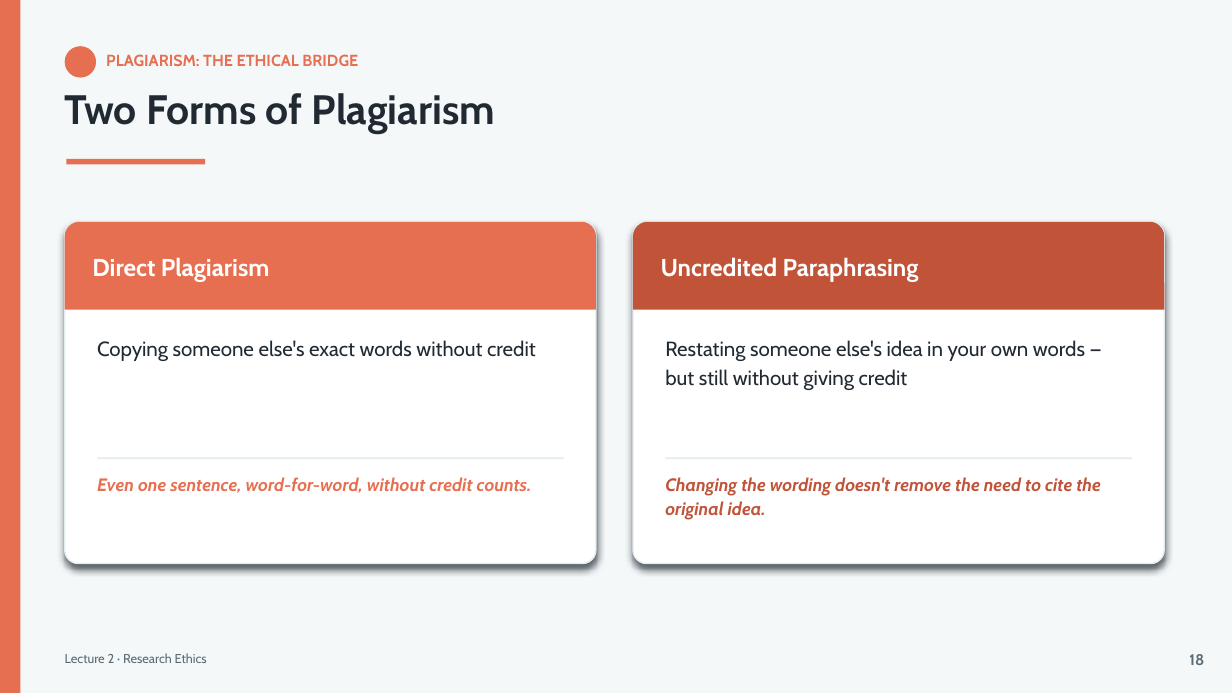
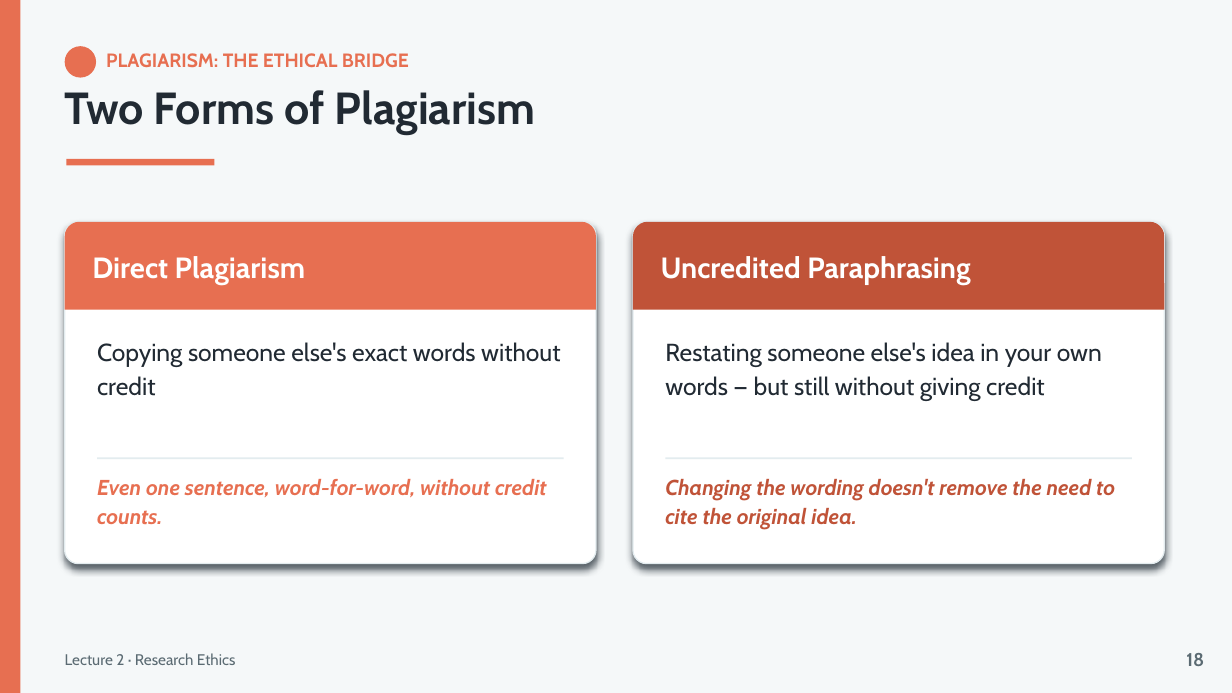
Before and after one commit to lestojas/physics, a slide deck: slide 20 of Lecture2-Research-Ethics.pptx. Drawn at 1232x693 pixels with LibreOffice and Linux fonts; fonts in the diff are those of the drawing. Boxes give left, top, right and bottom in pixels: in the first picture for what was removed or moved away, otherwise in the second. Text is boxed around its words. In the diff, an @@ line names an element or a change of style, - is before the commit and + after.

```diff
--- a/Lecture2-Research-Ethics.pptx
+++ b/Lecture2-Research-Ethics.pptx
@@ text "PLAGIARISM: THE ETHICAL BRIDGE" at <box>106,53,409,68</box>: size 12.5 to 15 pt @@
@@ text "Two Forms of Plagiarism" at <box>65,90,535,135</box>: size 32 to 35 pt @@
@@ rectangle: place and size @@
-rectangle at <box>67,159,205,165</box>
+rectangle at <box>67,159,214,165</box>
@@ text "Direct Plagiarism" at <box>92,256,305,285</box>: size 19 to 22.8 pt @@
@@ text "Uncredited Paraphrasing" at <box>661,256,970,285</box>: size 19 to 22.8 pt @@
@@ text "Copying someone else's exact words ..." at <box>97,342,560,396</box>: size 16 to 19.2 pt @@
@@ text "Restating someone else's idea in ..." at <box>665,342,1102,401</box>: size 16 to 19.2 pt @@
@@ text "Even one sentence, word-for-word, without ..." at <box>97,479,547,524</box>: size 14 to 16.8 pt @@
@@ text "Changing the wording doesn't remove ..." at <box>665,479,1115,530</box>: size 14 to 16.8 pt @@
@@ text "Lecture 2 · Research Ethics" at <box>65,653,235,665</box>: size 10 to 12 pt @@
@@ text "18" at <box>1186,653,1204,666</box>: size 12 to 14.4 pt @@
```
Also in this commit, not shown: 29 other slides changed, 1 other file.
